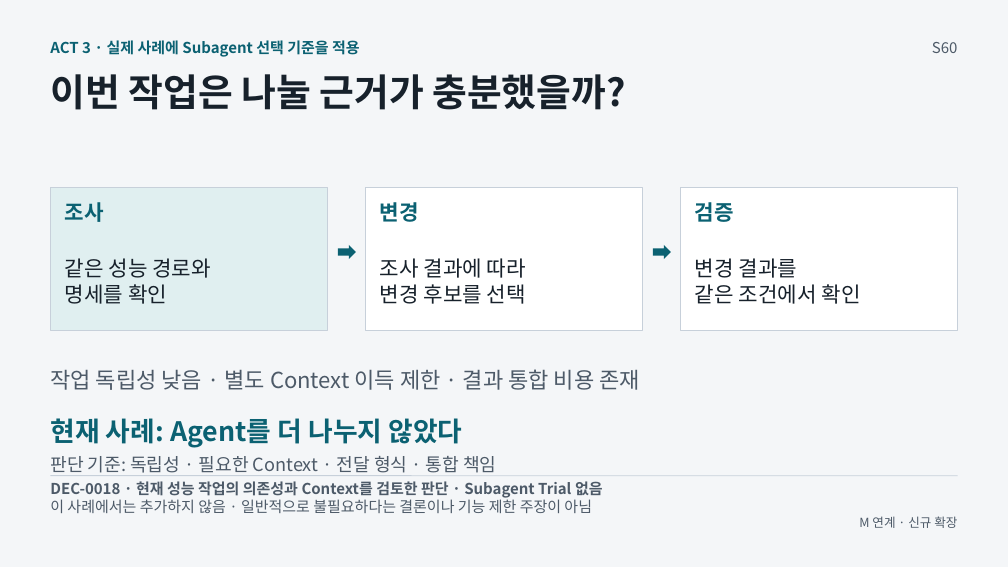
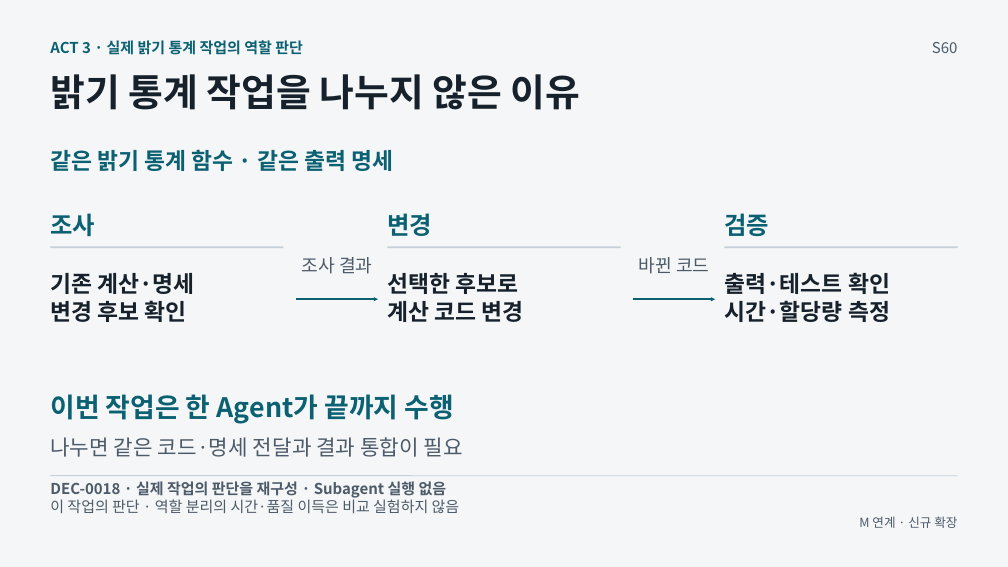
Before and after one commit to GideokKim/ai-dev-training, a slide deck: slide 60 of production/AI_Dev_Training_Full.pptx. Drawn at 1008x567 pixels with LibreOffice and Linux fonts; fonts in the diff are those of the drawing. Boxes give left, top, right and bottom in pixels: in the first picture for what was removed or moved away, otherwise in the second. Text is boxed around its words. In the diff, an @@ line names an element or a change of style, - is before the commit and + after.

```diff
--- a/production/AI_Dev_Training_Full.pptx
+++ b/production/AI_Dev_Training_Full.pptx
@@ text at bbox=[50, 40, 303, 55]: text changed @@
-ACT 3 · 실제 사례에 Subagent 선택 기준을 적용
+ACT 3 · 실제 밝기 통계 작업의 역할 판단
@@ text at bbox=[50, 74, 581, 110]: text changed @@
-이번 작업은 나눌 근거가 충분했을까?
+밝기 통계 작업을 나누지 않은 이유
@@ text added at bbox=[50, 149, 394, 171], 21.8 pt, text #0B6172, bold @@
+같은 밝기 통계 함수 · 같은 출력 명세
@@ text "조사": place and size @@
-text "조사" at bbox=[65, 202, 104, 222]
+text "조사" at bbox=[50, 213, 95, 236]
@@ rectangle removed at bbox=[51, 188, 328, 330] @@
@@ rectangle removed at bbox=[365, 188, 643, 330] @@
@@ text "변경": place and size @@
-text "변경" at bbox=[380, 202, 419, 222]
+text "변경" at bbox=[387, 213, 432, 236]
@@ rectangle removed at bbox=[681, 188, 958, 330] @@
@@ size 20.2 to 23.2 pt in 3 elements at bbox=[387, 213, 432, 236], bbox=[50, 213, 95, 236], bbox=[724, 213, 769, 236] @@
@@ text "검증": place and size @@
-text "검증" at bbox=[695, 202, 734, 222]
+text "검증" at bbox=[724, 213, 769, 236]
@@ line added from (51, 247) to (284, 247), #C7D0DA 1.5 pt @@
@@ text added at bbox=[302, 257, 372, 274], 17.2 pt, text #4D5A68 @@
+조사 결과
@@ right arrow removed at bbox=[338, 245, 356, 259] @@
@@ text removed at bbox=[380, 258, 526, 304] @@
-조사 결과에 따라
-변경 후보를 선택
@@ line added from (387, 247) to (621, 247), #C7D0DA 1.5 pt @@
@@ text added at bbox=[639, 257, 709, 274], 17.2 pt, text #4D5A68 @@
+바뀐 코드
@@ right arrow removed at bbox=[653, 245, 671, 259] @@
@@ text removed at bbox=[695, 258, 861, 304] @@
-변경 결과를
-같은 조건에서 확인
@@ line added from (724, 247) to (958, 247), #C7D0DA 1.5 pt @@
@@ text at bbox=[50, 273, 194, 322]: text changed; size 20.2 to 21.8 pt; bold on @@
-같은 성능 경로와
-명세를 확인
+기존 계산·명세
+변경 후보 확인
@@ arrow added from (296, 299) to (378, 299), #0B6172 1.88 pt @@
@@ text added at bbox=[387, 273, 524, 322], 21.8 pt, text #17212B, bold @@
+선택한 후보로
+계산 코드 변경
@@ arrow added from (634, 299) to (715, 299), #0B6172 1.88 pt @@
@@ text added at bbox=[724, 272, 890, 322], 21.8 pt, text #17212B, bold @@
+출력·테스트 확인
+시간·할당량 측정
@@ text removed at bbox=[50, 369, 640, 390] @@
-작업 독립성 낮음 · 별도 Context 이득 제한 · 결과 통합 비용 존재
@@ text removed at bbox=[50, 418, 462, 448] @@
-현재 사례: Agent를 더 나누지 않았다
@@ text added at bbox=[50, 394, 453, 424], 25.5 pt, text #0B6172, bold @@
+이번 작업은 한 Agent가 끝까지 수행
@@ text added at bbox=[50, 437, 463, 457], 20.2 pt, text #4D5A68 @@
+나누면 같은 코드·명세 전달과 결과 통합이 필요
@@ text removed at bbox=[50, 456, 496, 476] @@
-판단 기준: 독립성 · 필요한 Context · 전달 형식 · 통합 책임
@@ text at bbox=[50, 481, 447, 498]: text changed @@
-DEC-0018 · 현재 성능 작업의 의존성과 Context를 검토한 판단 · Subagent Trial 없음
+DEC-0018 · 실제 작업의 판단을 재구성 · Subagent 실행 없음
@@ text at bbox=[50, 497, 460, 513]: text changed @@
-이 사례에서는 추가하지 않음 · 일반적으로 불필요하다는 결론이나 기능 제한 주장이 아님
+이 작업의 판단 · 역할 분리의 시간·품질 이득은 비교 실험하지 않음
```
Also in this commit, not shown: 24 other files.
